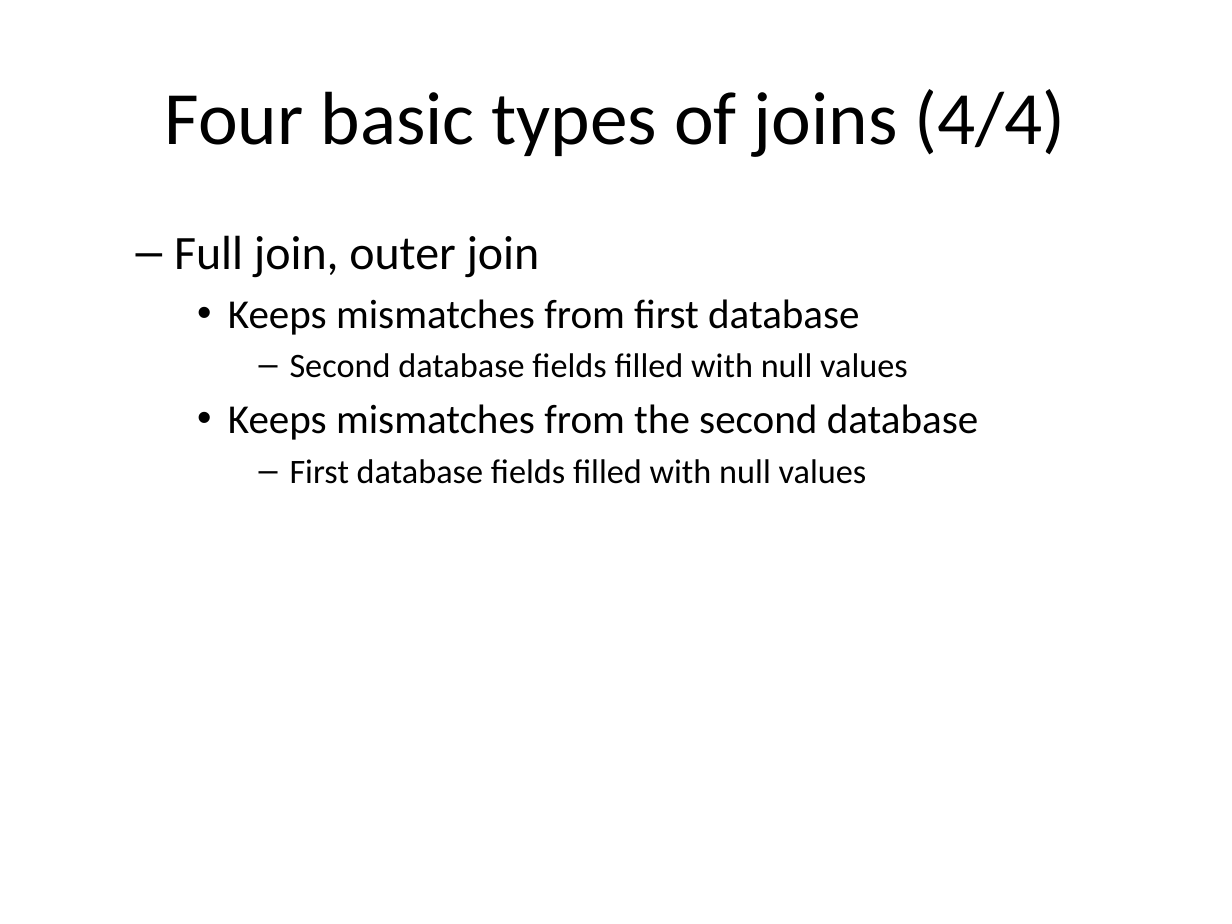
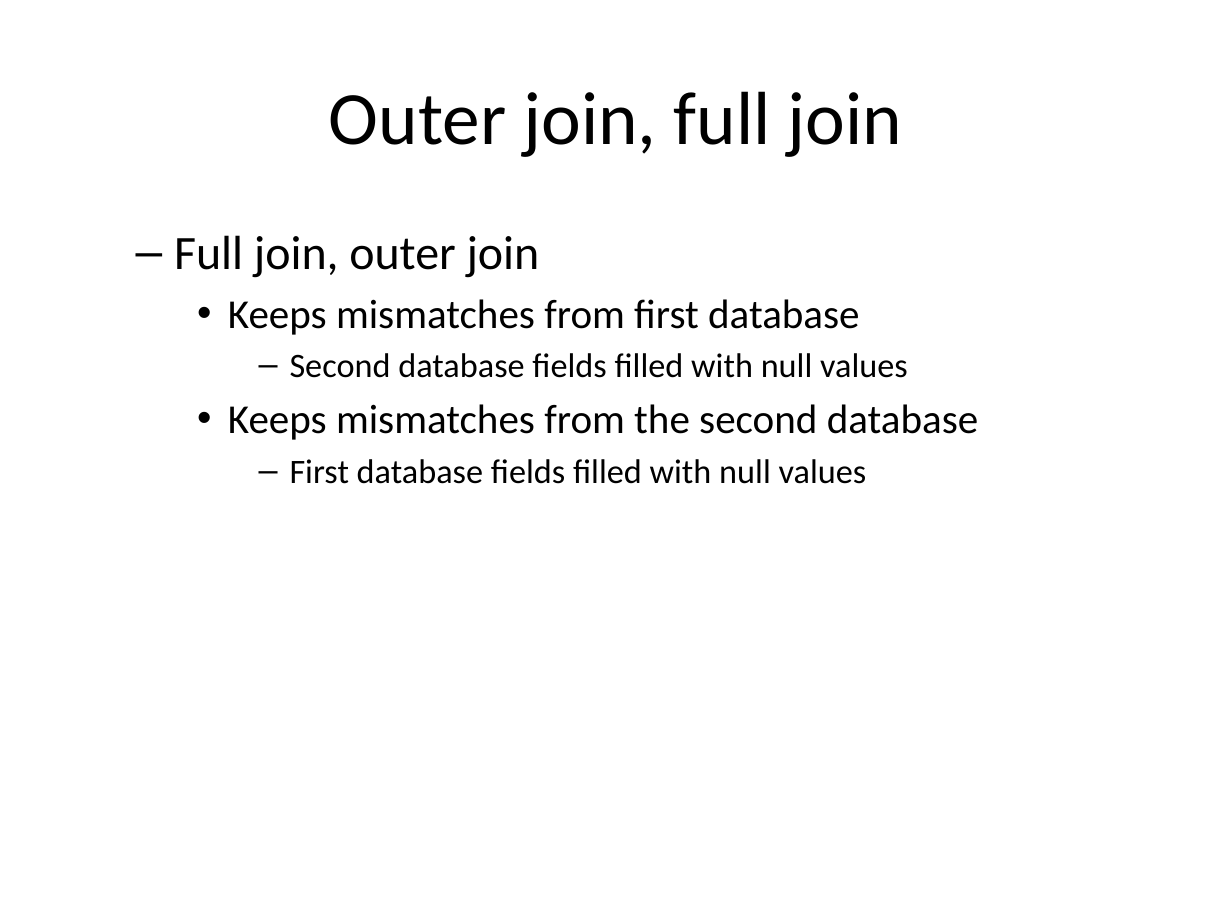
Before and after one commit to pmean/introduction-to-sql, a slide deck: slide 10 of src/mismatches.pptx (slide 7 before the commit). Drawn at 1232x924 pixels with LibreOffice and Linux fonts; fonts in the diff are those of the drawing. Boxes give left, top, right and bottom in pixels: in the first picture for what was removed or moved away, otherwise in the second. Text is boxed around its words. In the diff, an @@ line names an element or a change of style, - is before the commit and + after.

```diff
--- a/src/mismatches.pptx
+++ b/src/mismatches.pptx
@@ title at (329,91,902,157): text changed @@
-Four basic types of joins (4/4)
+Outer join, full join
```
Also in this commit, not shown: 6 other slides changed, 4 slides added, 1 other file.
